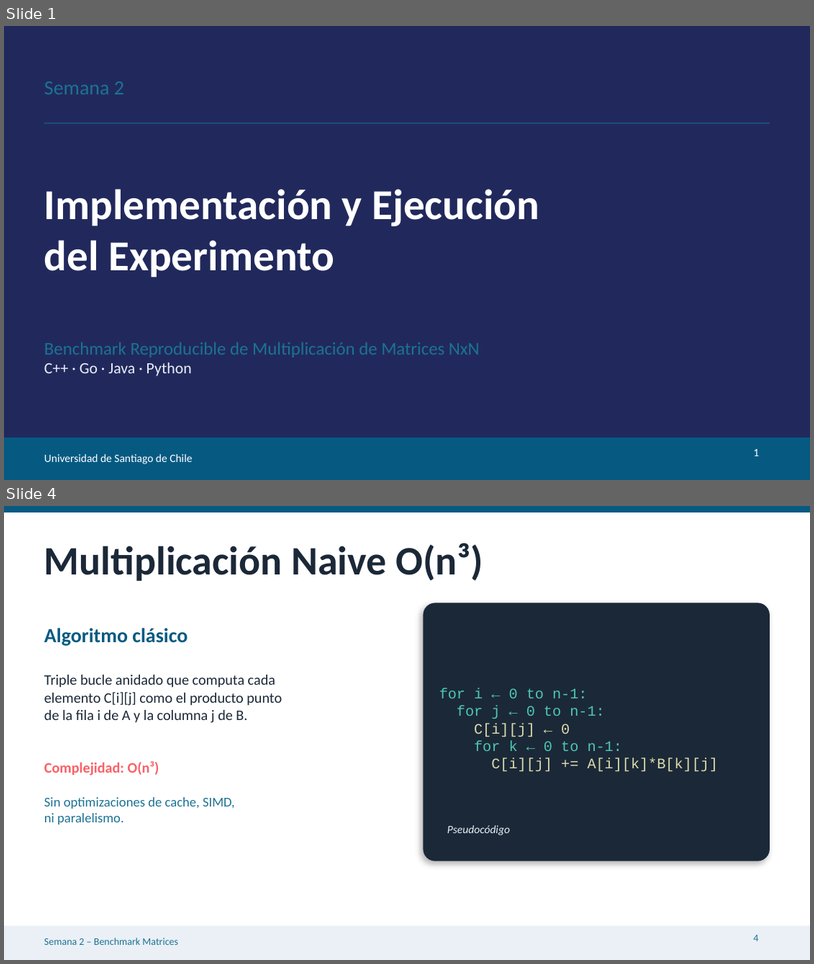
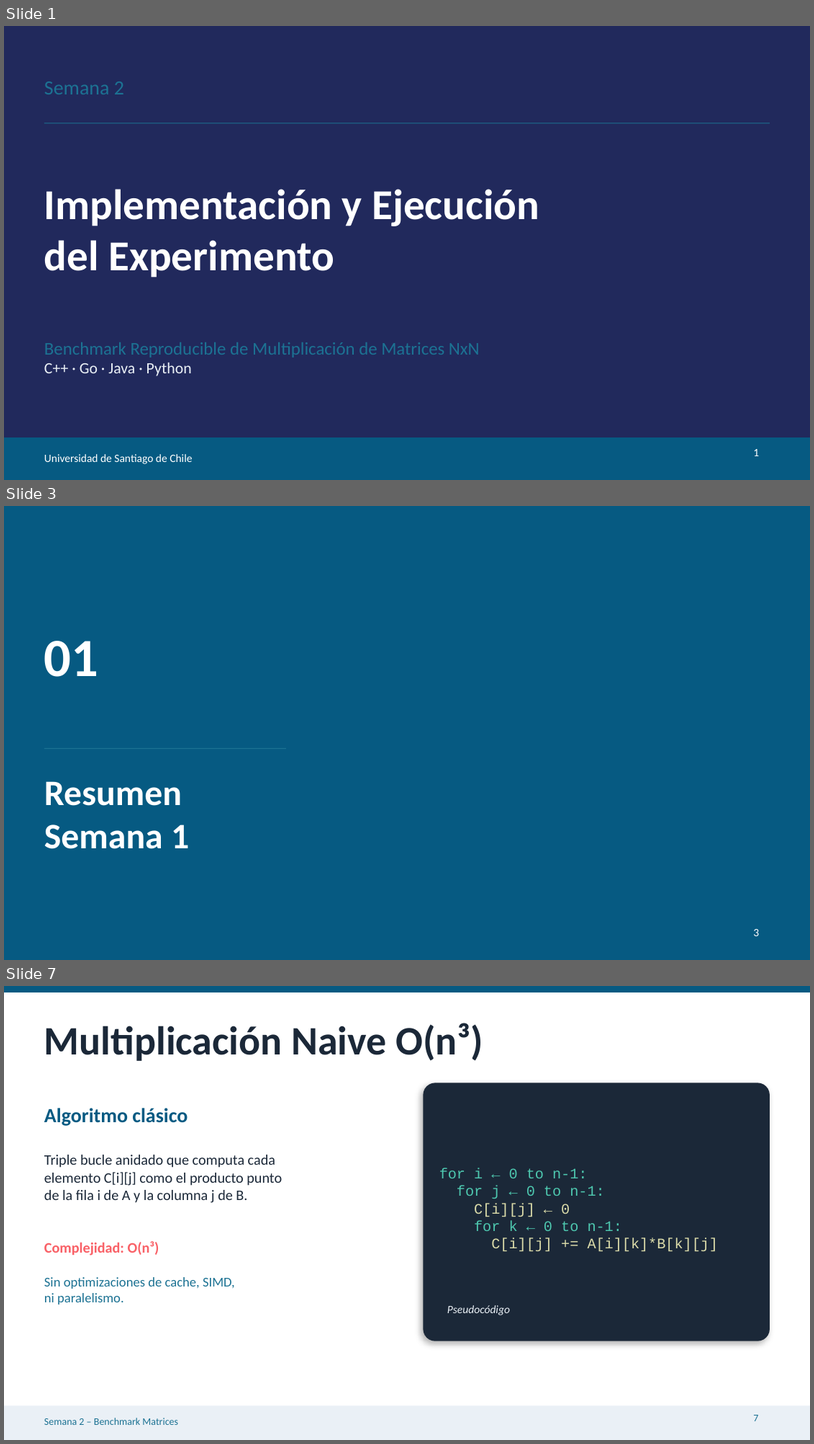
Before and after one commit to jffp-alt/matrix-benchmark, a slide deck: results/Semana2_Benchmark_Matrices.pptx. Shown one above the other, each under a label of ours: slides 1 and 4 before the commit, slides 1, 3 and 7 after it; the slides between them are not shown. The pictures are 814x964 and 814x1444 pixels, drawn with LibreOffice and Linux fonts; fonts in the diff are those of the drawing. Boxes give left, top, right and bottom in pixels: in the first picture for what was removed or moved away, otherwise in the second. Text is boxed around its words. In the diff, an @@ line names an element or a change of style, - is before the commit and + after.

```diff
--- a/results/Semana2_Benchmark_Matrices.pptx
+++ b/results/Semana2_Benchmark_Matrices.pptx
@@ slide 3 added at (4,506,810,960), background #065A82 @@
@@ text added at (44,641,99,677), 48 pt, text #FFFFFF, bold @@
+01
@@ rectangle added at (44,748,286,749), fill #1C7293 @@
@@ text added at (44,781,189,849), 32 pt, text #FFFFFF, bold @@
+Resumen
+Semana 1
@@ page number added at (754,929,759,936), 10 pt, text #FFFFFF @@
+3
@@ what was slide 4 is now slide 7 @@
@@ page number at (754,1414,759,1421): text changed @@
-4
+7
```
Also in this commit, not shown: 8 slides changed, 2 other slides added, 3 slides removed.
